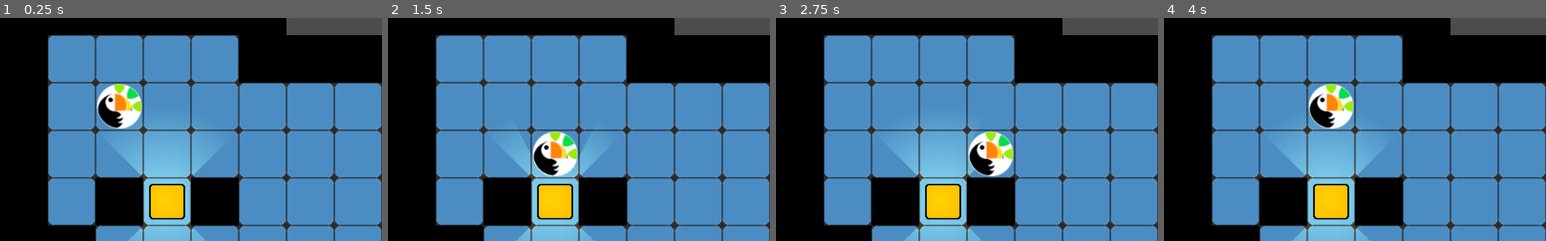
Above: before the commit, frames 1-4 (left to right).
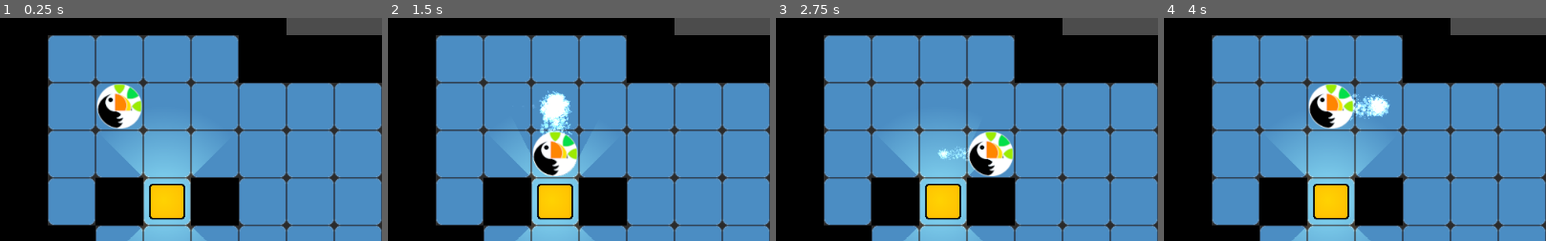
Above: after the commit, the same moments.

Repository: XGamixX/Schuelerakademie_22_23
Game: Godot game, scene res://Levels/Level01.tscn
Two runs of this game, one before a commit and one after it. Both use one fixed random seed, a clock stepped at 60 frames per second and the inputs below.
Inputs:
- Up to frame 1 (0.25 s): no input
- Up to frame 2 (1.5 s): tap Enter at 0.5 s; hold D (Right) 0.53-1.28 s; hold S (Down) from 1.28 s (still down)
- Up to frame 3 (2.75 s): release S (Down) at 2.03 s; hold D (Right) from 2.03 s (still down)
- Up to frame 4 (4 s): release D (Right) at 2.78 s; hold W (Up) 2.78-3.53 s; hold A (Left) from 3.53 s (still down)
The pictures show only the part of the screen within x 0-50%, y 7-57%; the shares and areas given below are measured in that part.

The runs differ from the first frame. In frame 1, less than 0.1% of the frame differs, in the area x 29-35%, y 40-46%; in frame 2, 1.2%, in the area x 39-49%, y 32-56%; in frame 3, 0.2%; in frame 4, 0.7%.

Commit message:
Stand_21.03.2023
Der Spieler sowie das Leveltemplate bekommen Partikel! Whoohoo!

Diff:
--- /dev/null
+++ b/Sokoban/Particles/PlayerTrails.tscn
@@ -0,0 +1,37 @@
+[gd_scene load_steps=8 format=2]
+
+[ext_resource path="res://Sprites/dirt_01.png" type="Texture" id=1]
+
+[sub_resource type="CanvasItemMaterial" id=2]
+blend_mode = 1
+
+[sub_resource type="Gradient" id=5]
+colors = PoolColorArray( 0.377745, 0.565961, 0.648438, 1, 1, 1, 1, 0 )
+
+[sub_resource type="GradientTexture" id=6]
+gradient = SubResource( 5 )
+
+[sub_resource type="Curve" id=3]
+_data = [ Vector2( 0.0145548, 0.97992 ), 0.0, 0.398273, 0, 0, Vector2( 0.973459, 0.0160642 ), -1.08771, 0.0, 0, 0 ]
+
+[sub_resource type="CurveTexture" id=4]
+curve = SubResource( 3 )
+
+[sub_resource type="ParticlesMaterial" id=1]
+flag_disable_z = true
+gravity = Vector3( 0, 0, 0 )
+angular_velocity = 180.0
+orbit_velocity = 0.0
+orbit_velocity_random = 0.0
+angle = 360.0
+angle_random = 1.0
+scale_curve = SubResource( 4 )
+color_ramp = SubResource( 6 )
+
+[node name="PlayerTrails" type="Particles2D"]
+show_behind_parent = true
+material = SubResource( 2 )
+amount = 32
+local_coords = false
+process_material = SubResource( 1 )
+texture = ExtResource( 1 )
--- /dev/null
+++ b/Sokoban/Particles/VictoryParticles.gd
@@ -0,0 +1,12 @@
+extends Particles2D
+
+signal particles_done
+
+func _on_Goals_victory():
+	emitting = true
+	# Der Timer wird gestartet
+	$VictoryTimer.start()
+
+
+func _on_VictoryTimer_timeout():
+	emit_signal("particles_done")
--- /dev/null
+++ b/Sokoban/Particles/VictoryParticles.tscn
@@ -0,0 +1,34 @@
+[gd_scene load_steps=4 format=2]
+
+[ext_resource path="res://Sprites/Star.png" type="Texture" id=1]
+[ext_resource path="res://Particles/VictoryParticles.gd" type="Script" id=2]
+
+[sub_resource type="ParticlesMaterial" id=1]
+emission_shape = 2
+emission_box_extents = Vector3( 1024, 1, 1 )
+flag_disable_z = true
+direction = Vector3( 0, 1, 0 )
+spread = 0.0
+gravity = Vector3( 0, 98, 0 )
+initial_velocity = 500.0
+angular_velocity = 180.0
+angular_velocity_random = 1.0
+orbit_velocity = 0.0
+orbit_velocity_random = 0.0
+hue_variation = 1.0
+hue_variation_random = 1.0
+
+[node name="VictoryParticles" type="Particles2D"]
+emitting = false
+amount = 256
+lifetime = 3.0
+one_shot = true
+process_material = SubResource( 1 )
+texture = ExtResource( 1 )
+script = ExtResource( 2 )
+
+[node name="VictoryTimer" type="Timer" parent="."]
+wait_time = 3.0
+one_shot = true
+
+[connection signal="timeout" from="VictoryTimer" to="." method="_on_VictoryTimer_timeout"]
--- a/Sokoban/Player/Player.gd
+++ b/Sokoban/Player/Player.gd
@@ -34,6 +34,7 @@
 			0
 		)
 		$Tween.start()
+		$PlayerSound.play()
 
 
 func iAmBlocked():
--- a/Sokoban/Player/Player.tscn
+++ b/Sokoban/Player/Player.tscn
@@ -1,8 +1,10 @@
-[gd_scene load_steps=6 format=2]
+[gd_scene load_steps=8 format=2]
 
 [ext_resource path="res://Template/Moveable.tscn" type="PackedScene" id=1]
 [ext_resource path="res://Player/Player.gd" type="Script" id=2]
 [ext_resource path="res://Sprites/player.png" type="Texture" id=3]
+[ext_resource path="res://SFX/Move.wav" type="AudioStream" id=4]
+[ext_resource path="res://Particles/PlayerTrails.tscn" type="PackedScene" id=5]
 
 [sub_resource type="RectangleShape2D" id=2]
 extents = Vector2( 32, 32 )
@@ -22,3 +24,8 @@
 
 [node name="LightOccluder2D" type="LightOccluder2D" parent="." index="7"]
 occluder = SubResource( 1 )
+
+[node name="PlayerSound" type="AudioStreamPlayer" parent="." index="8"]
+stream = ExtResource( 4 )
+
+[node name="PlayerTrails" parent="." index="9" instance=ExtResource( 5 )]
--- a/Sokoban/Template/LevelTemplate.gd
+++ b/Sokoban/Template/LevelTemplate.gd
@@ -7,7 +7,11 @@
 		crate.connect("blocked", Player, "iAmBlocked")
 
 
-func _on_Goals_victory():
-	print(Gamestate.levels.size())
+
+func _on_VictoryParticles_particles_done():
 	Gamestate.current_level += 1
 	Gamestate.load_level()
+
+
+func _on_Goals_victory():
+	$VictorySound.play()
--- a/Sokoban/Template/LevelTemplate.tscn
+++ b/Sokoban/Template/LevelTemplate.tscn
@@ -7,6 +7,8 @@
 [ext_resource path="res://Template/LevelTemplate.gd" type="Script" id=5]
 [ext_resource path="res://Goals/Goal.tscn" type="PackedScene" id=6]
 [ext_resource path="res://Goals/Goals.gd" type="Script" id=7]
+[ext_resource path="res://Particles/VictoryParticles.tscn" type="PackedScene" id=8]
+[ext_resource path="res://SFX/Celebrate.wav" type="AudioStream" id=9]
 
 [sub_resource type="OccluderPolygon2D" id=1]
 polygon = PoolVector2Array( 64, 64, 0, 64, 0, 0, 64, 0 )
@@ -74,4 +76,12 @@
 [node name="Player" parent="." instance=ExtResource( 3 )]
 position = Vector2( 160, 160 )
 
+[node name="VictoryParticles" parent="." instance=ExtResource( 8 )]
+position = Vector2( 544, -32 )
+
+[node name="VictorySound" type="AudioStreamPlayer" parent="."]
+stream = ExtResource( 9 )
+
 [connection signal="victory" from="Goals" to="." method="_on_Goals_victory"]
+[connection signal="victory" from="Goals" to="VictoryParticles" method="_on_Goals_victory"]
+[connection signal="particles_done" from="VictoryParticles" to="." method="_on_VictoryParticles_particles_done"]
Not shown: 1 places in Sokoban/Template/LevelTemplate.tscn that only renumber resources
